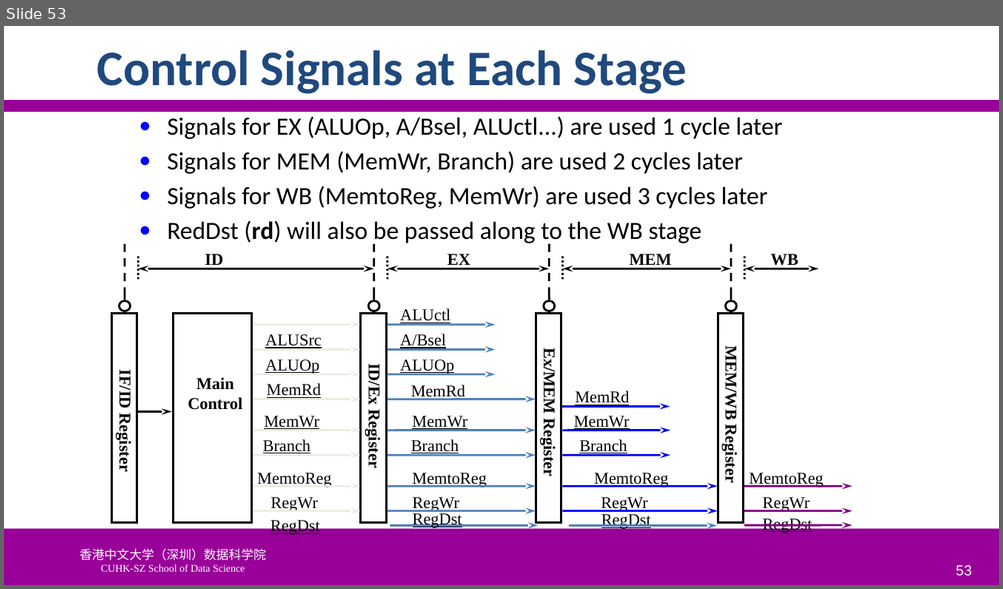
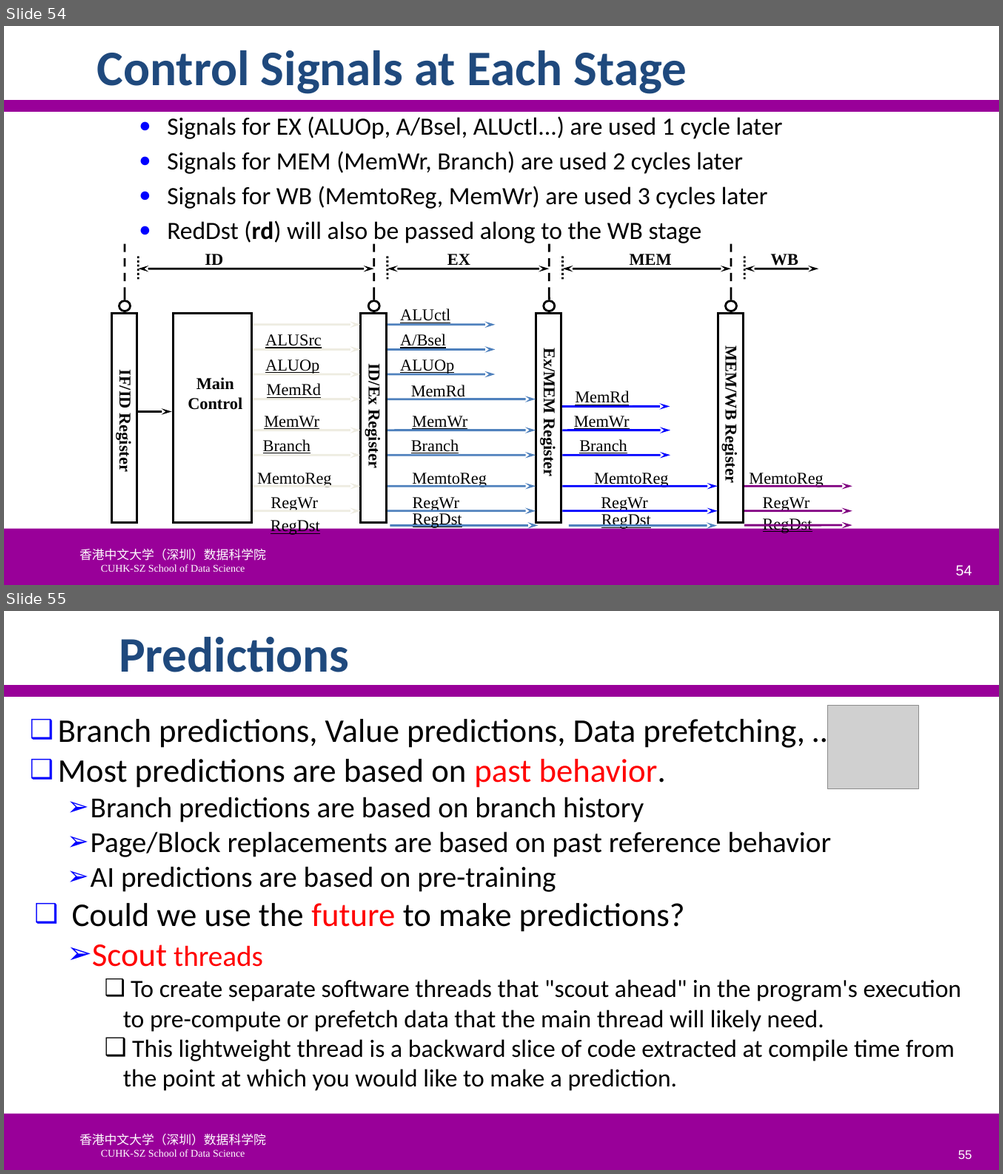
Before and after one commit to SUNCHAOYI923/CMU_CSAPP, a slide deck: slide/CA3060-4-Hazards.pptx. Shown one above the other, each under a label of ours: slide 53 before the commit, slides 54 and 55 after it. The pictures are 1003x589 and 1003x1174 pixels, drawn with LibreOffice and Linux fonts; fonts in the diff are those of the drawing; grey boxes stand for pictures; background and template pictures are left out. Boxes give left, top, right and bottom in pixels: in the first picture for what was removed or moved away, otherwise in the second. Text is boxed around its words. In the diff, an @@ line names an element or a change of style, - is before the commit and + after.

```diff
--- a/slide/CA3060-4-Hazards.pptx
+++ b/slide/CA3060-4-Hazards.pptx
@@ slide 55 added at (4,611,999,1170), background #FFFFFF; not listed: 3 template elements that a slide beside it also shows @@
@@ title added at (119,636,349,672), 48 pt, text #1F497D, bold @@
+Predictions
@@ text added at (58,719,961,1091), 24 pt, text #000000 @@
+❑ Branch predictions, Value predictions, Data prefetching, …
+❑ Most predictions are based on past behavior.
+  ➢ Branch predictions are based on branch history
+  ➢ Page/Block replacements are based on past reference behavior
+  ➢ AI predictions are based on pre-training
+❑ Could we use the future to make predictions?
+  ➢ Scout threads
+    ❑ To create separate software threads that "scout ahead" in the program's execution to pre-compute or prefetch data that the main thread will likely need.
+    ❑ This lightweight thread is a backward slice of code extracted at compile time from the point at which you would like to make a prediction.
@@ picture added at (828,706,919,789) @@
@@ page number added at (958,1150,972,1159), 12 pt, text #FFFFFF @@
+55
@@ what was slide 53 is now slide 54 @@
@@ page number at (956,565,972,577): text changed @@
-53
+54
```
Also in this commit, not shown: 3 slides changed, 2 other slides added, 3 other files.
